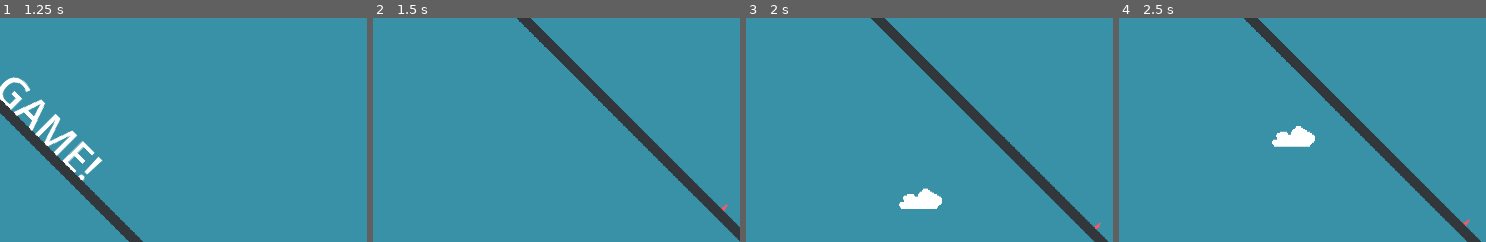
Above: before the commit, frames 1-4 (left to right).
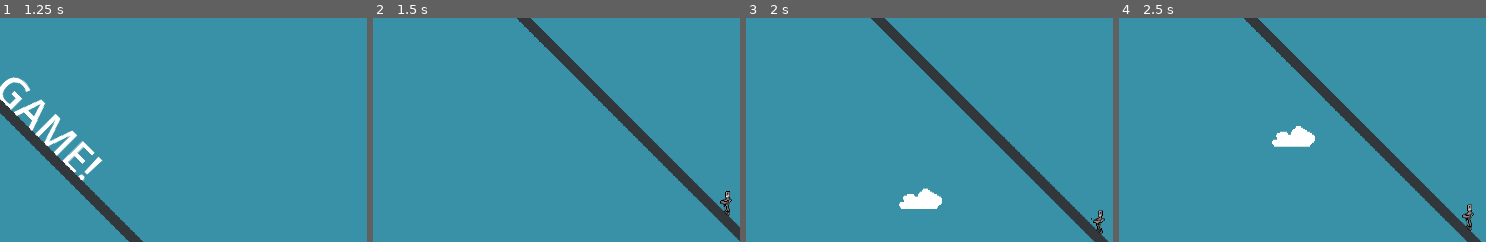
Above: after the commit, the same moments.

Repository: TrippMenhall/GEDE-DemoProject
Game: Godot game, scene res://scenes/game.tscn
Same seed, same stepped clock (60 frames per second), same inputs: the game is played once before the commit and once after it.
Inputs (mouse positions are % of the whole screen's width and height, from its top left):
- Up to frame 1 (1.25 s): move the mouse to (78, 45) at 0.52 s; click (78, 45) at 0.6 s; tap Space (jump) at 0.77, 0.8, 1.07 s
- Up to frame 2 (1.5 s): move the mouse to (33, 55) at 1.27 s; tap Space (jump) at 1.35 s
- Up to frame 3 (2 s): tap Space (jump) at 1.52, 1.82 s; click (33, 55) at 1.55 s
- Up to frame 4 (2.5 s): move the mouse to (65, 28) at 2.02 s; click (65, 28) at 2.1 s; tap Space (jump) at 2.3 s
The pictures show only the part of the screen within x 31-81%, y 48-98%; the shares and areas given below are measured in that part.

Frame 1 is identical in both runs. In frame 2, 0.2% of the frame differs, in the area x 94-98%, y 77-89%; in frame 3, 0.2%; in frame 4, 0.2%, in the area x 93-97%, y 83-96%.

Commit message:
add and implement laser

Diff:
--- a/project.godot
+++ b/project.godot
@@ -41,6 +41,11 @@
 , Object(InputEventKey,"resource_local_to_scene":false,"resource_name":"","device":-1,"window_id":0,"alt_pressed":false …(183 unchanged characters)…
 ]
 }
+mouse_click={
+"deadzone": 0.2,
+"events": [Object(InputEventMouseButton,"resource_local_to_scene":false,"resource_name":"","device":-1,"window_id":0,"alt_pressed":false,"shift_pressed":false,"ctrl_pressed":false,"meta_pressed":false,"button_mask":1,"position":Vector2(950, 17),"global_position":Vector2(969, 113),"factor":1.0,"button_index":1,"canceled":false,"pressed":true,"double_click":false,"script":null)
+]
+}
 
 [physics]
 
--- a/scenes/enemy.tscn
+++ b/scenes/enemy.tscn
@@ -1,5 +1,6 @@
 [gd_scene format=3 uid="uid://c1ri72m416tdd"]
 
+[ext_resource type="Script" uid="uid://c74cwy8ejp2ft" path="res://scripts/enemy.gd" id="1_4ra3w"]
 [ext_resource type="Texture2D" uid="uid://cajd0hxxerig6" path="res://assets/sprites/Enemy.png" id="1_7p1mj"]
 [ext_resource type="PackedScene" uid="uid://bys53cvdwenf0" path="res://scenes/killzone.tscn" id="2_md0e3"]
 
@@ -76,14 +77,17 @@
 size = Vector2(6, 27)
 
 [sub_resource type="RectangleShape2D" id="RectangleShape2D_md0e3"]
-size = Vector2(7.778176, 4.2426405)
+size = Vector2(2.8890882, 28.060665)
 
 [node name="Enemy" type="CharacterBody2D" unique_id=895834269]
+script = ExtResource("1_4ra3w")
 
 [node name="AnimatedSprite2D" type="AnimatedSprite2D" parent="." unique_id=1299470286]
 position = Vector2(0, -16)
 sprite_frames = SubResource("SpriteFrames_nenq2")
 animation = &"idle_ramp"
+autoplay = "idle_ramp"
+frame_progress = 0.23006085
 
 [node name="Killzone" parent="." unique_id=898511383 instance=ExtResource("2_md0e3")]
 
@@ -92,7 +96,6 @@
 shape = SubResource("RectangleShape2D_7p1mj")
 
 [node name="CollisionShape2D" type="CollisionShape2D" parent="." unique_id=1074264216]
-position = Vector2(2.25, -4.75)
-rotation = 0.7853982
+position = Vector2(2, -16.96967)
 scale = Vector2(0.9999999, 0.9999999)
 shape = SubResource("RectangleShape2D_md0e3")
--- a/scenes/game.tscn
+++ b/scenes/game.tscn
@@ -4,9 +4,6 @@
 [ext_resource type="Texture2D" uid="uid://2cy61adapmnx" path="res://assets/sprites/my_world_tileset_simple.png" id="1_yqjtg"]
 [ext_resource type="Texture2D" uid="uid://drdfu5n3ewf1l" path="res://assets/sprites/my_world_tileset.png" id="2_lbhrr"]
 [ext_resource type="PackedScene" uid="uid://d0f4ardtoo0a8" path="res://scenes/player.tscn" id="2_lnu2h"]
-[ext_resource type="PackedScene" uid="uid://b541vh5s8wqtb" path="res://scenes/basic_ramp.tscn" id="2_p57ef"]
-[ext_resource type="PackedScene" uid="uid://bujcdccqsljo4" path="res://scenes/sm_spike_ramp.tscn" id="3_u5sy4"]
-[ext_resource type="PackedScene" uid="uid://blexg20uv35m7" path="res://scenes/bg_spike_ramp.tscn" id="4_gee14"]
 [ext_resource type="PackedScene" uid="uid://rtj3j8mia88p" path="res://scenes/1_enemy_ramp.tscn" id="5_0tnpc"]
 [ext_resource type="Script" uid="uid://cqlwsm0ciikmr" path="res://scripts/level_manager.gd" id="5_iywne"]
 
@@ -40,7 +37,7 @@
 
 [node name="LevelManager" type="Node2D" parent="." unique_id=1277212908 node_paths=PackedStringArray("player")]
 script = ExtResource("5_iywne")
-chunk_scenes = Array[PackedScene]([ExtResource("2_p57ef"), ExtResource("3_u5sy4"), ExtResource("4_gee14"), ExtResource("5_0tnpc")])
+chunk_scenes = Array[PackedScene]([ExtResource("5_0tnpc")])
 player = NodePath("../Player")
 
 [node name="Player" parent="." unique_id=1736892085 instance=ExtResource("2_lnu2h")]
--- a/scenes/killzone.tscn
+++ b/scenes/killzone.tscn
@@ -6,7 +6,4 @@
 collision_mask = 2
 script = ExtResource("1_xlapc")
 
-[node name="Timer" type="Timer" parent="." unique_id=612906542]
-
 [connection signal="body_entered" from="." to="." method="_on_body_entered"]
-[connection signal="timeout" from="Timer" to="." method="_on_timer_timeout"]
--- /dev/null
+++ b/scenes/laser.tscn
@@ -0,0 +1,24 @@
+[gd_scene format=3 uid="uid://dgs56hfvl2wke"]
+
+[ext_resource type="Script" uid="uid://emujfmyv05d8" path="res://scripts/laser.gd" id="1_xmihv"]
+[ext_resource type="Texture2D" uid="uid://bi3mo6nuh7lt" path="res://assets/sprites/LaserSmall.png" id="2_a7dhc"]
+
+[sub_resource type="RectangleShape2D" id="RectangleShape2D_jjj73"]
+size = Vector2(684, 3.75)
+
+[node name="Laser" type="Area2D" unique_id=31016018]
+script = ExtResource("1_xmihv")
+
+[node name="Sprite2D" type="Sprite2D" parent="." unique_id=1946349218]
+z_index = 5
+position = Vector2(9.191036e-05, 0)
+scale = Vector2(0.003, 1.625)
+texture = ExtResource("2_a7dhc")
+centered = false
+offset = Vector2(0, -8)
+
+[node name="CollisionShape2D" type="CollisionShape2D" parent="." unique_id=1828448411]
+position = Vector2(342, -1.125)
+shape = SubResource("RectangleShape2D_jjj73")
+
+[connection signal="body_entered" from="." to="." method="_on_body_entered"]
--- a/scenes/player.tscn
+++ b/scenes/player.tscn
@@ -2,6 +2,7 @@
 
 [ext_resource type="Script" uid="uid://cpifu6iaij737" path="res://scripts/player.gd" id="1_onrkg"]
 [ext_resource type="Texture2D" uid="uid://dssnmbhg1mtt2" path="res://assets/sprites/Hero.png" id="2_qhqgy"]
+[ext_resource type="PackedScene" uid="uid://dgs56hfvl2wke" path="res://scenes/laser.tscn" id="2_qlg0r"]
 [ext_resource type="Texture2D" uid="uid://dxvnuixxv5fw7" path="res://assets/sprites/HeroSlideJump.png" id="3_dqkch"]
 [ext_resource type="Texture2D" uid="uid://wxbg8rxpigxy" path="res://assets/sprites/HeroDeath.png" id="4_dqkch"]
 
@@ -122,11 +123,12 @@
 collision_layer = 2
 floor_max_angle = 0.9721484
 script = ExtResource("1_onrkg")
+laser_scene = ExtResource("2_qlg0r")
 
 [node name="AnimatedSprite2D" type="AnimatedSprite2D" parent="." unique_id=394185392]
 position = Vector2(0, -16)
 sprite_frames = SubResource("SpriteFrames_2hs0m")
-animation = &"roll"
+animation = &"slide"
 
 [node name="CollisionShape2D-sliding" type="CollisionShape2D" parent="." unique_id=1204675975]
 position = Vector2(2.4644663, -15.535534)
@@ -146,3 +148,6 @@
 scale = Vector2(0.9999999, 0.9999999)
 shape = SubResource("RectangleShape2D_4flbx")
 disabled = true
+
+[node name="EyePosition" type="Marker2D" parent="." unique_id=1595964438]
+position = Vector2(-3, -24)
--- /dev/null
+++ b/scripts/enemy.gd
@@ -0,0 +1,12 @@
+extends CharacterBody2D
+
+const GRAVITY = 980.0
+
+func _physics_process(delta: float) -> void:
+	if not is_on_floor():
+		velocity.y += GRAVITY * delta
+
+	move_and_slide()
+
+func die():
+	queue_free()
--- a/scripts/killzone.gd
+++ b/scripts/killzone.gd
@@ -1,17 +1,5 @@
 extends Area2D
 
-@onready var timer: Timer = $Timer
-
 func _on_body_entered(body: Node2D) -> void:
-	print("You died!")
-	Engine.time_scale = 0.5
-
-	# Check if the body has the 'die' function we just made
 	if body.has_method("die"):
 		body.die()
-
-	timer.start()
-
-func _on_timer_timeout() -> void:
-	Engine.time_scale = 1
-	get_tree().reload_current_scene()
--- /dev/null
+++ b/scripts/laser.gd
@@ -0,0 +1,60 @@
+extends Area2D
+
+enum State { EXPANDING, RETRACTING }
+var current_state = State.EXPANDING
+
+var speed: float = 5000.0
+
+var start_point: Vector2
+var end_point: Vector2
+var direction: Vector2
+var total_distance: float
+
+var head_dist: float = 0.0
+var tail_dist: float = 0.0
+
+@onready var sprite = $Sprite2D
+@onready var collision_shape = $CollisionShape2D
+
+func set_target(origin: Vector2, target: Vector2):
+	start_point = origin
+	end_point = target
+
+	direction = (end_point - start_point).normalized()
+	total_distance = start_point.distance_to(end_point)
+
+	rotation = direction.angle()
+
+func _physics_process(delta: float):
+	match current_state:
+		State.EXPANDING:
+			head_dist += speed * delta
+
+			if head_dist >= total_distance:
+				head_dist = total_distance
+				current_state = State.RETRACTING
+
+		State.RETRACTING:
+			tail_dist += speed * delta
+
+			if tail_dist >= total_distance:
+				queue_free()
+
+	update_beam_visuals()
+
+func update_beam_visuals():
+	var current_length = max(0.0, head_dist - tail_dist)
+
+	global_position = start_point + (direction * tail_dist)
+
+	if sprite.texture:
+		sprite.scale.x = current_length / sprite.texture.get_width()
+
+	if collision_shape.shape is RectangleShape2D:
+		collision_shape.shape.size.x = current_length
+		collision_shape.position.x = current_length / 2.0
+
+func _on_body_entered(body: Node2D) -> void:
+	if body.name == "Player": return
+	if body.has_method("die"):
+		body.die()
--- a/scripts/level_manager.gd
+++ b/scripts/level_manager.gd
@@ -1,55 +1,40 @@
 extends Node2D
 
-# Assign your chunk scenes in the Inspector
 @export var chunk_scenes: Array[PackedScene]
 @export var player: Node2D
 
-# Configuration
 var active_chunks: Array = []
-var spawn_threshold: float = 1000.0 # How far ahead to look?
-var delete_threshold: float = 2000.0 # How far behind before deleting?
+var spawn_threshold: float = 1000.0
+var delete_threshold: float = 2000.0
 
 func _ready():
-	# Spawn the very first chunk manually to start the chain
 	spawn_chunk(Vector2(0, 0))
 
 func _process(_delta):
 	if not player:
 		return
 
-	# 1. Check if we need to spawn a new chunk
-	# We look at the LAST chunk in the list to see where it ends
 	var last_chunk = active_chunks.back()
 	var last_chunk_end_global = last_chunk.get_node("EndPoint").global_position
 
-	# If the end of the slide is getting close to the player, add more
 	if last_chunk_end_global.distance_to(player.global_position) < spawn_threshold:
 		spawn_chunk(last_chunk_end_global)
 
-	# 2. Check if we need to delete old chunks
-	# We look at the FIRST chunk in the list (the oldest one)
 	var first_chunk = active_chunks.front()
 	var first_chunk_end_global = first_chunk.get_node("EndPoint").global_position
 
-	# If the player has passed the chunk by a large margin
 	if player.global_position.distance_to(first_chunk_end_global) > delete_threshold:
-		# Important: Only delete if it's behind the player (checking X axis mostly)
 		if player.global_position.x > first_chunk_end_global.x:
 			delete_oldest_chunk()
 
 func spawn_chunk(connection_position: Vector2):
-	# Pick a random scene
 	var random_scene = chunk_scenes.pick_random()
 	var new_chunk = random_scene.instantiate()
 
 	add_child(new_chunk)
 
-	# --- ALIGNMENT LOGIC ---
-	# We need to offset the new chunk so its StartPoint matches the connection_position.
-	# 1. Get the local position of the StartPoint inside the new chunk
 	var start_node_pos = new_chunk.get_node("StartPoint").position
 
-	# 2. Subtract that local position from the desired global position
 	new_chunk.global_position = connection_position - start_node_pos
 
 	active_chunks.append(new_chunk)
--- a/scripts/player.gd
+++ b/scripts/player.gd
@@ -1,12 +1,14 @@
 extends CharacterBody2D
 
-const JUMP_VELOCITY = -400.0 # Initial upward burst
-const JUMP_FORWARD_BOOST = 0.0 # Force added when jumping
-const SLOPE_SPEED_BOOST = 50.0 # Physics acceleration on slopes
-const FLAT_FRICTION = 500.0 # Friction on flat ground
+const JUMP_VELOCITY = -400.0
+const JUMP_FORWARD_BOOST = 0.0
+const SLOPE_SPEED_BOOST = 50.0
+const FLAT_FRICTION = 500.0
 
 var is_dead: bool = false
 
+@export var laser_scene: PackedScene
+@onready var eye_position: Marker2D = $EyePosition
 @onready var animated_sprite: AnimatedSprite2D = $AnimatedSprite2D
 @onready var collision_shape_2d_normal: CollisionShape2D = $"CollisionShape2D-normal"
 @onready var collision_shape_2d_jump: CollisionShape2D = $"CollisionShape2D-jump"
@@ -18,33 +20,58 @@
 	floor_snap_length = 32.0
 
 func die() -> void:
+	if is_dead:
+		return
+
 	is_dead = true
+
 	animated_sprite.play("roll")
+	velocity = Vector2(0, 0)
+
 	$"CollisionShape2D-jump".queue_free()
 	$"CollisionShape2D-sliding".queue_free()
 	$"CollisionShape2D-normal".queue_free()
 
+	Engine.time_scale = 0.5
+
+	await get_tree().create_timer(1.0).timeout
+
+	Engine.time_scale = 1.0
+	get_tree().reload_current_scene()
+
+func shoot_laser():
+	if not laser_scene || is_dead || not is_on_floor():
+		return
+
+	var laser = laser_scene.instantiate()
+	var start_point = eye_position.global_position
+	var end_point = get_global_mouse_position()
+
+	laser.global_position = start_point
+	laser.set_target(start_point, end_point)
+
+	get_tree().root.add_child(laser)
+
 func _physics_process(delta: float) -> void:
+	if Input.is_action_just_pressed("mouse_click"):
+		shoot_laser()
+
 	if is_dead:
 		velocity.y = 50.0
 		velocity.x = 0
 		move_and_slide()
 		return
 
-	# 1. APPLY GRAVITY
 	velocity += get_gravity() * delta
 
-	# 2. HANDLE INPUT & PHYSICS
 	if is_on_floor():
 		var floor_normal = get_floor_normal()
 
-		# Slope Physics
 		if abs(floor_normal.x) > 0.1:
 			velocity.x += floor_normal.x * SLOPE_SPEED_BOOST * delta
 		else:
 			velocity.x = move_toward(velocity.x, 0, FLAT_FRICTION * delta)
 
-		# START JUMP
 		if Input.is_action_just_pressed("jump"):
 			velocity.y = JUMP_VELOCITY
 
@@ -53,20 +80,15 @@
 			else:
 				velocity.x -= JUMP_FORWARD_BOOST
 
-			floor_snap_length = 0.0 # Detach from floor
+			floor_snap_length = 0.0
 
 	else:
-		# Reset snapping when in air
 		floor_snap_length = 32.0
 
-		# --- HEAVY JUMP CUTOFF ---
-		# Check if player let go AND is currently moving UP
 		if Input.is_action_just_released("jump") and velocity.y < 0:
 
-			# Smoother but still heavy:
-			velocity.y *= 0.1 # Kill 90% of momentum
+			velocity.y *= 0.1
 
-	# 3. ANIMATION & FLIPPING
 	if is_on_floor():
 		if abs(velocity.x) > 0:
 			animated_sprite.play("slide")
Binary file added: assets/sprites/Laser.png
Not shown, added: assets/sprites/Laser.png.import
Binary file added: assets/sprites/LaserSmall.png
Not shown, added: assets/sprites/LaserSmall.png.import
Not shown, added: scripts/enemy.gd.uid
Not shown, added: scripts/laser.gd.uid
